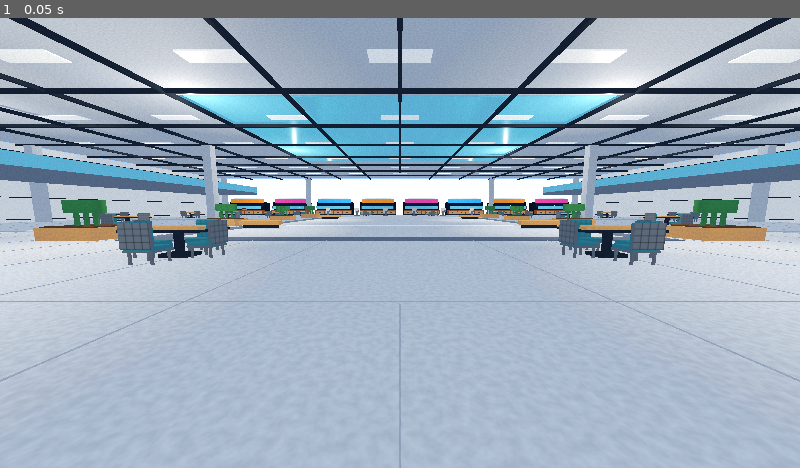
Above: before the commit, frame 1.
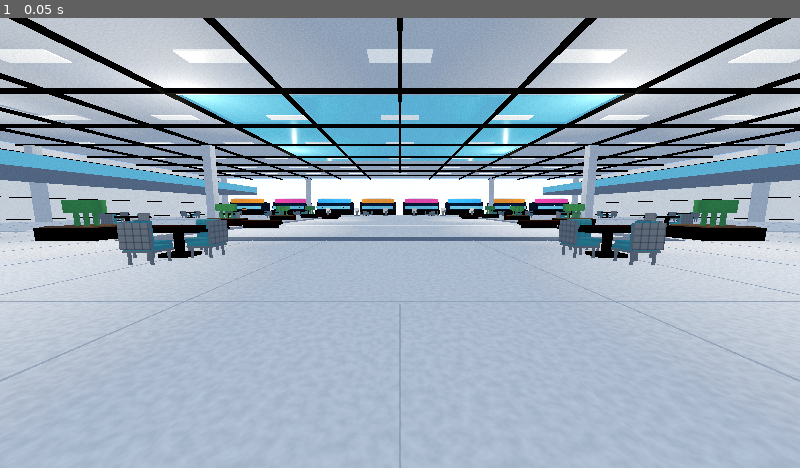
Above: after the commit, the same moment.

Repository: gggevego15-ui/How-to-MUKBANG
Game: Godot game, scene res://scenes/main.tscn
Same seed, same stepped clock (60 frames per second), same inputs: the game is played once before the commit and once after it.
Inputs:
- Up to frame 1 (0.05 s): no input

The runs differ from the first frame. In frame 1, 8.3% of the frame differs, in the area x 0-100%, y 0-54%.

Commit message:
Apply dedicated high-resolution PBR materials across food court

Diff:
--- a/scripts/mall.gd
+++ b/scripts/mall.gd
@@ -50,6 +50,22 @@
 	m.albedo_texture = ImageTexture.create_from_image(image)
 	mats[key] = m
 	return m
+
+func _apply_pbr(key: String, family: String) -> void:
+	var material := mats[key] as StandardMaterial3D
+	if material == null:
+		return
+	var root := "res://assets/textures/pbr/%s_" % family
+	material.albedo_texture = load(root + "basecolor_512.png") as Texture2D
+	material.roughness_texture = load(root + "roughness_512.png") as Texture2D
+	material.normal_texture = load(root + "normal_512.png") as Texture2D
+	material.metallic_texture = load(root + "metallic_512.png") as Texture2D
+	material.normal_enabled = true
+	material.roughness = 1.0
+	material.metallic = 1.0
+	material.normal_scale = 0.45 if family == "food" else 0.3
+	material.texture_filter = BaseMaterial3D.TEXTURE_FILTER_LINEAR_WITH_MIPMAPS_ANISOTROPIC
+	material.uv1_scale = Vector3(0.22, 0.22, 0.22)
 
 func _make_materials() -> void:
 	_material("floor", Color("c7cbd0"), 0.26)
@@ -85,6 +101,15 @@
 	_material("chrome", Color("aab7c4"), 0.2, 0.82)
 	_material("screen", Color("152c42"), 0.16)
 	_material("bun_seed", Color("f8e4b5"), 0.7)
+
+	# Shared 512x512 PBR texture sets: colour, roughness, normal and metallic.
+	for key in ["bun", "bun_top", "patty", "lettuce", "tomato", "cheese", "fries", "paper", "cup_red", "drink", "salad", "bun_seed"]:
+		_apply_pbr(key, "food")
+	for key in ["wood", "wood_light"]:
+		_apply_pbr(key, "wood")
+	_apply_pbr("ceramic", "ceramic")
+	_apply_pbr("metal", "metal")
+	_apply_pbr("chrome", "metal")
 
 func _box(parent: Node3D, label: String, pos: Vector3, size: Vector3, material_key: String, solid: bool = true) -> MeshInstance3D:
 	var mesh := BoxMesh.new()
